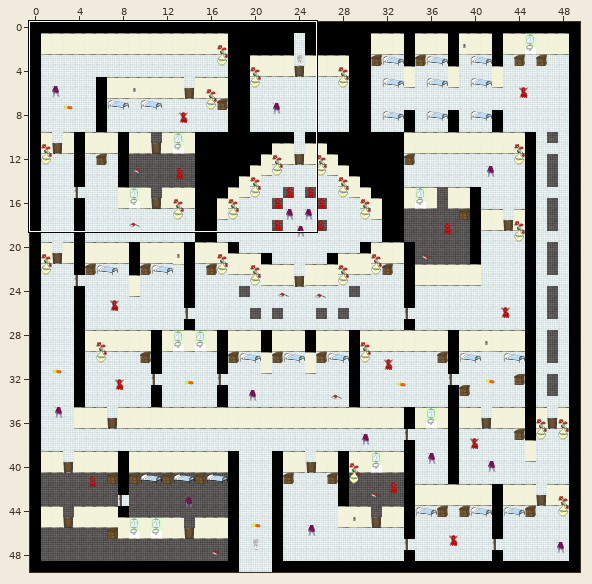
An edit to a level. Tiled map, ggj2014-android/assets/levels/map2_v1.tmx. Above, an overview of the earlier version with the close-up marked.
Close-up. Before the commit:
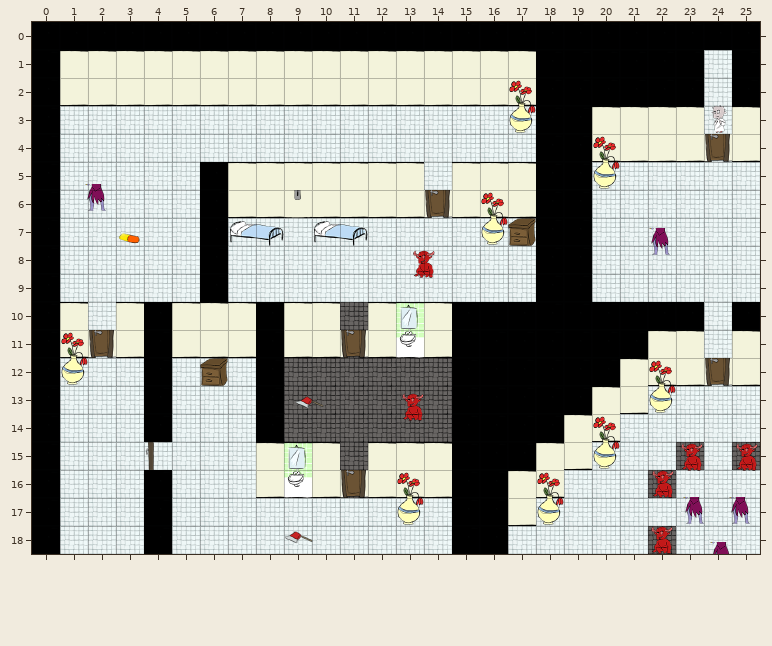
Cells are 64x64 px. Shown: x 0..25, y 0..18. The commit also changed other parts of the map, which this record leaves out.
The same view after the edit:
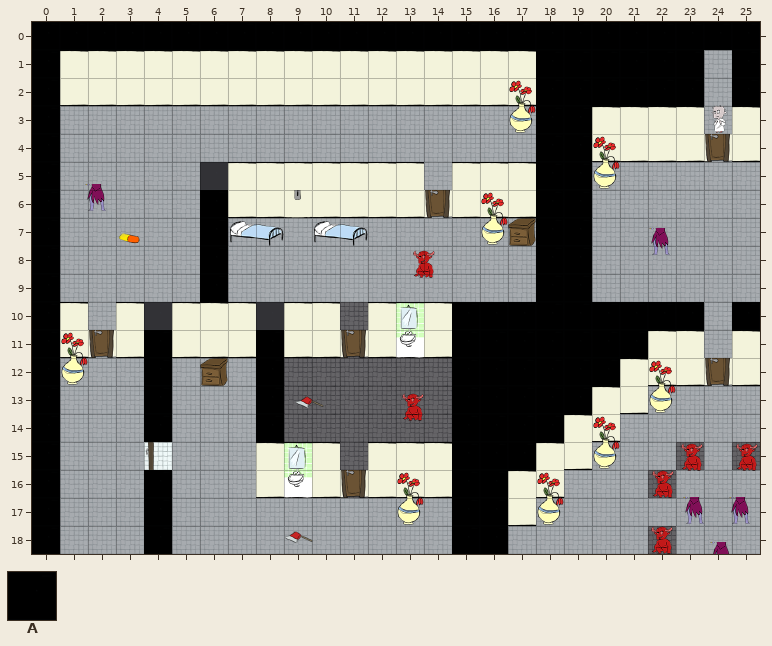
Key: from "dodgeball-hospital": A 1.
_ is an empty cell.
Edits made:
layer "floor" opacity 100% -> 49%
layer "collisionmap" opacity 0% -> 100%
Layer "collisionmap":
The edit erases tile A in row 5 at x 6; in row 10 at x 4 and 8.
